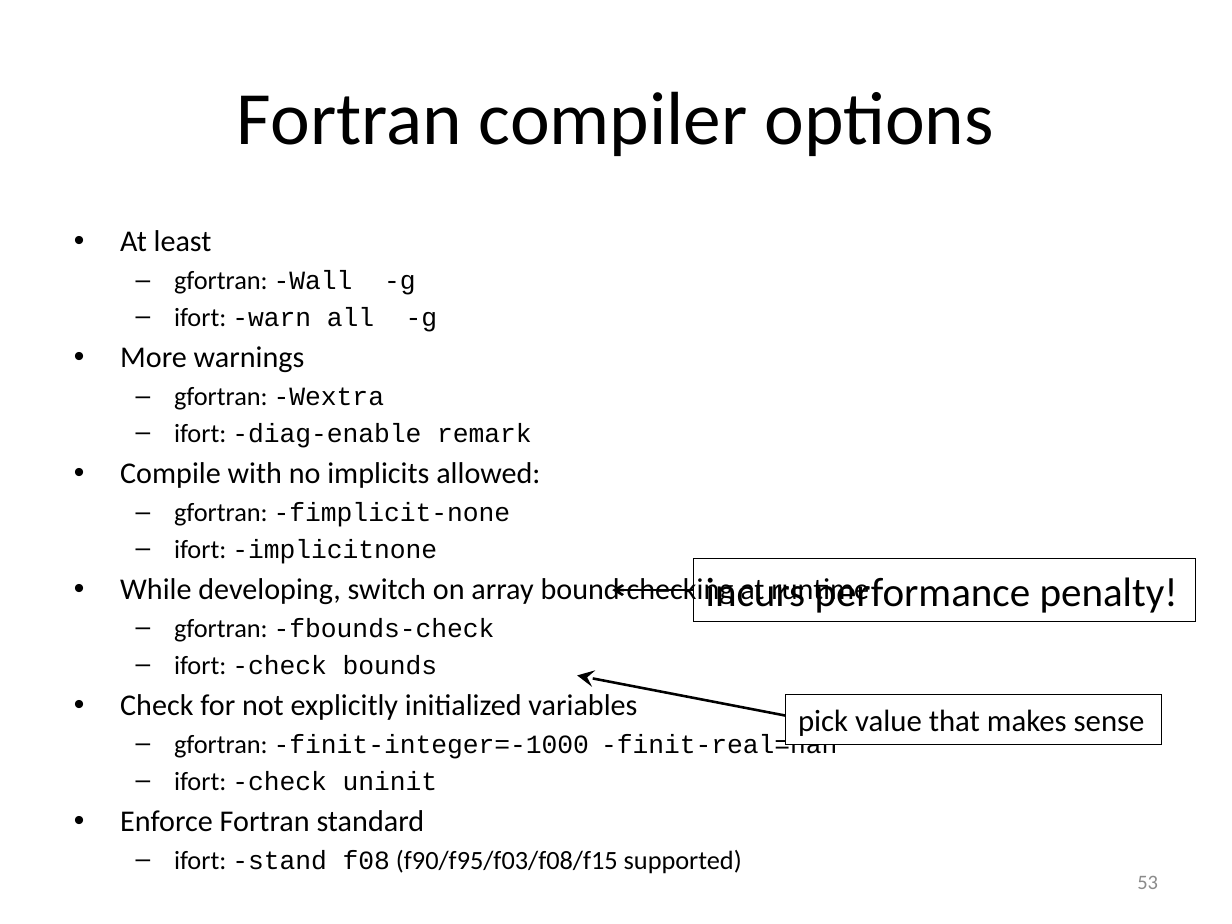
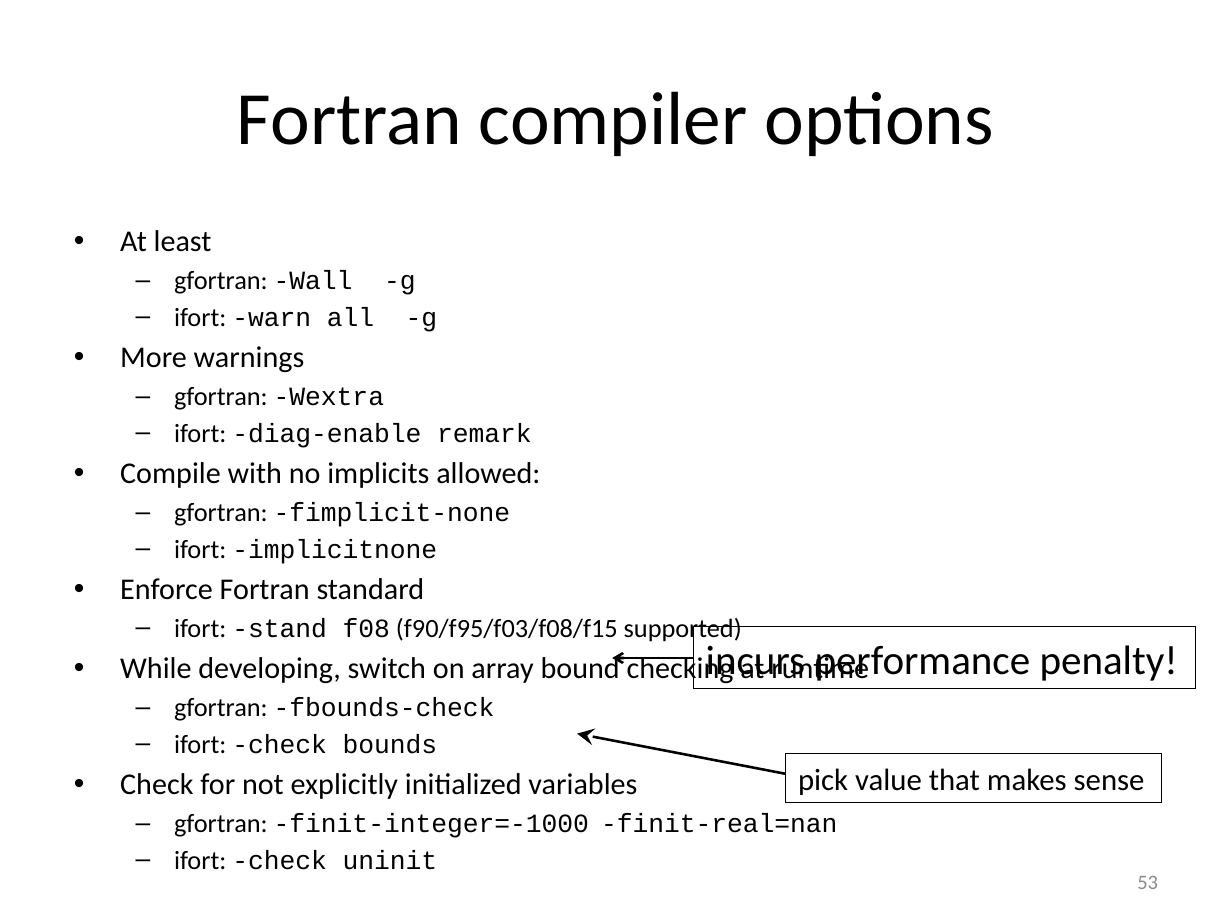
Before and after one commit to gjbex/Defensive_programming_and_debugging, a slide deck: slide 53 of debugging.pptx. Drawn at 1232x924 pixels with LibreOffice and Linux fonts; fonts in the diff are those of the drawing. Boxes give left, top, right and bottom in pixels: in the first picture for what was removed or moved away, otherwise in the second. Text is boxed around its words. In the diff, an @@ line names an element or a change of style, - is before the commit and + after.

Commit message:
Fix typos & update versions

```diff
--- a/debugging.pptx
+++ b/debugging.pptx
@@ text at [120, 578, 742, 643]: paragraphs added @@
+• Enforce Fortran standard
+  – ifort: -stand f08 (f90/f95/f03/f08/f15 supported)
@@ rectangle "incurs performance penalty!": place and size @@
-rectangle "incurs performance penalty!" at [694, 559, 1196, 621]
+rectangle "incurs performance penalty!" at [694, 627, 1196, 689]
@@ arrow moved from (694, 590) - (612, 590) to (694, 658) - (612, 658) @@
@@ arrow moved from (786, 716) - (578, 675) to (786, 774) - (578, 733) @@
@@ rectangle "pick value that makes sense": place and size @@
-rectangle "pick value that makes sense" at [786, 695, 1162, 744]
+rectangle "pick value that makes sense" at [786, 753, 1162, 802]
@@ text at [120, 810, 742, 874]: paragraphs removed @@
-• Enforce Fortran standard
-  – ifort: -stand f08 (f90/f95/f03/f08/f15 supported)
```
Also in this commit, not shown: 7 other slides changed.
